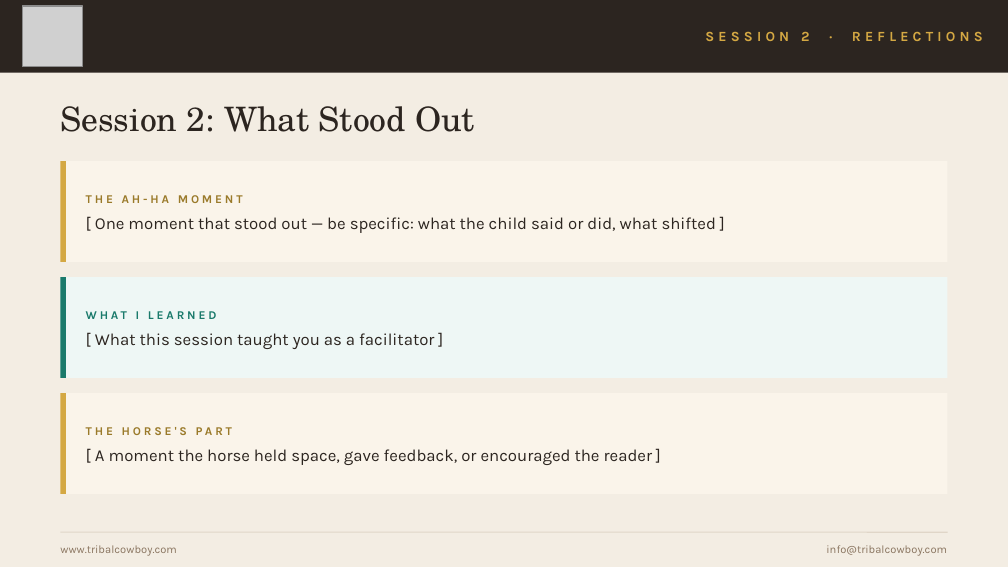
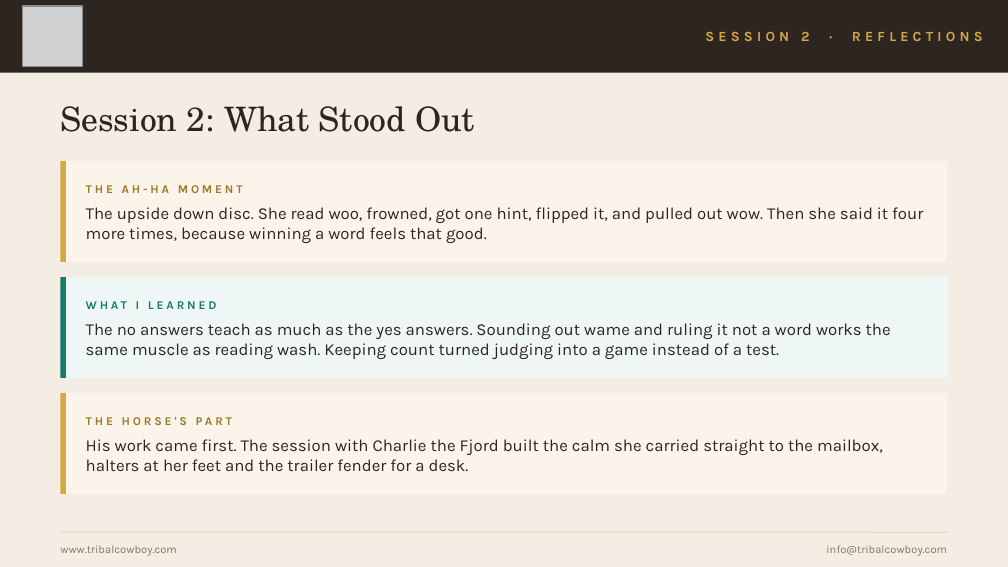
Before and after one commit to mrshuffhines-byte/tribal-cowboy-webhook, a slide deck: slide 6 of content/presentations/HPR-Class4-Practice-Sessions.pptx. Drawn at 1008x567 pixels with LibreOffice and Linux fonts; fonts in the diff are those of the drawing; grey boxes stand for pictures. Boxes give left, top, right and bottom in pixels: in the first picture for what was removed or moved away, otherwise in the second. Text is boxed around its words. In the diff, an @@ line names an element or a change of style, - is before the commit and + after.

```diff
--- a/content/presentations/HPR-Class4-Practice-Sessions.pptx
+++ b/content/presentations/HPR-Class4-Practice-Sessions.pptx
@@ text at bbox=[86, 207, 923, 243]: text changed @@
-[ One moment that stood out — be specific: what the child said or did, what shifted ]
+The upside down disc. She read woo, frowned, got one hint, flipped it, and pulled out wow. Then she said it four more times, because winning a word feels that good.
@@ text at bbox=[86, 323, 891, 359]: text changed @@
-[ What this session taught you as a facilitator ]
+The no answers teach as much as the yes answers. Sounding out wame and ruling it not a word works the same muscle as reading wash. Keeping count turned judging into a game instead of a test.
@@ text at bbox=[86, 439, 883, 471]: text changed @@
-[ A moment the horse held space, gave feedback, or encouraged the reader ]
+His work came first. The session with Charlie the Fjord built the calm she carried straight to the mailbox, halters at her feet and the trailer fender for a desk.
```
Also in this commit, not shown: 7 other slides changed, 1 other file.
